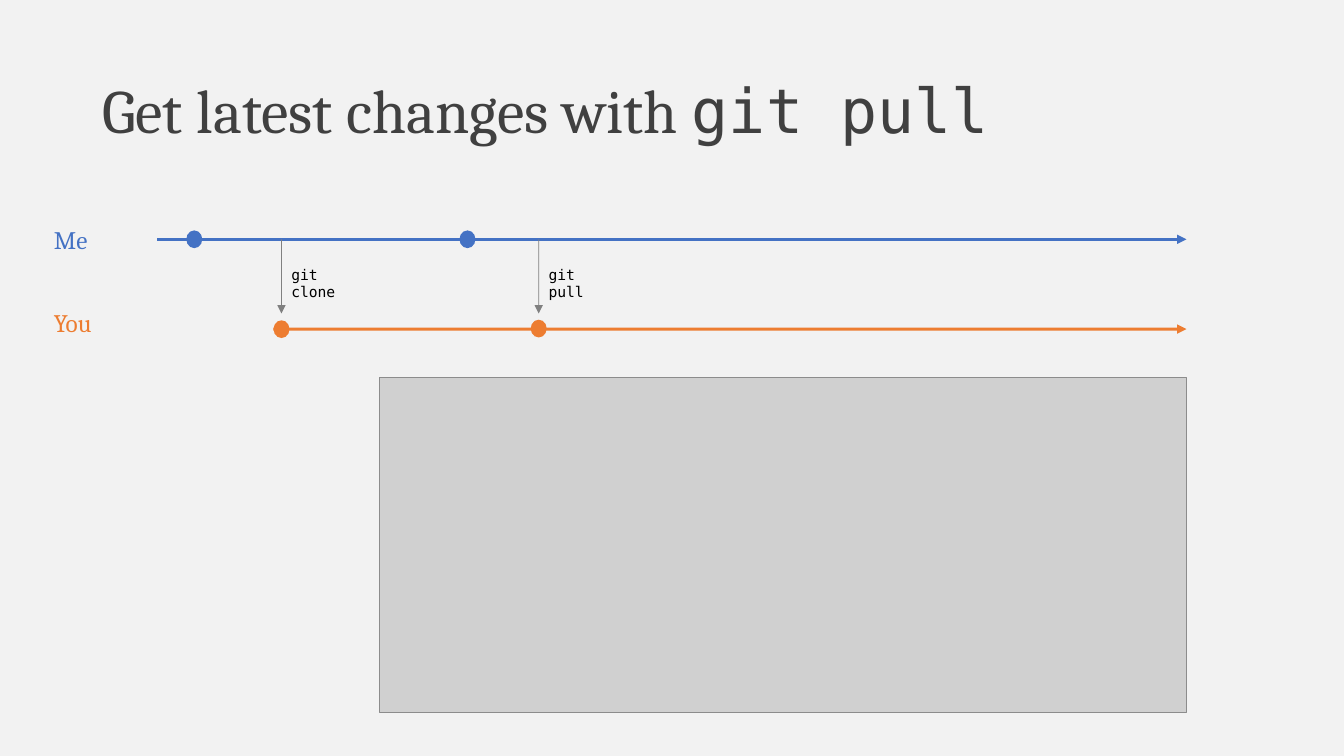
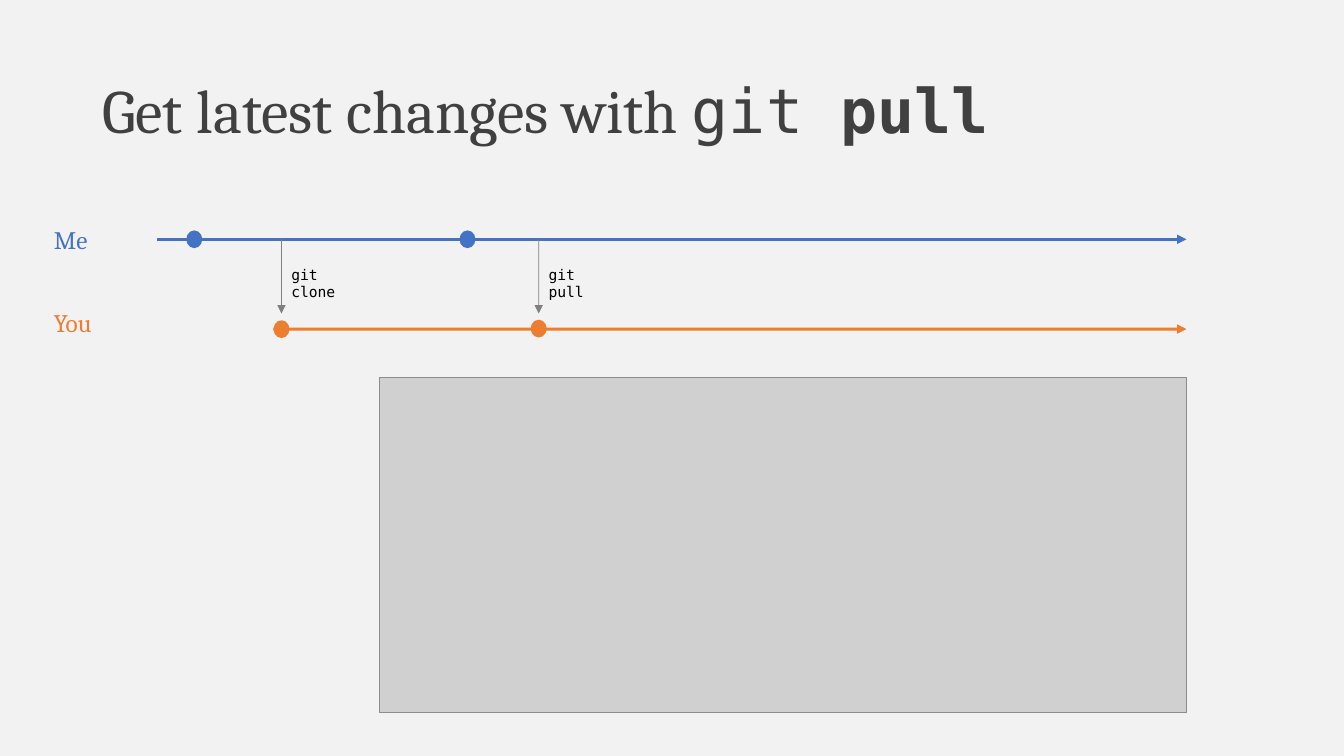
Before and after one commit to falconair/ProgrammingForAnalytics, a slide deck: slide 12 of lectures/050_git_version_control/Why do you need version control.pptx. Drawn at 1344x756 pixels with LibreOffice and Linux fonts; fonts in the diff are those of the drawing; grey boxes stand for pictures. Boxes give left, top, right and bottom in pixels: in the first picture for what was removed or moved away, otherwise in the second. Text is boxed around its words. In the diff, an @@ line names an element or a change of style, - is before the commit and + after.

```diff
--- a/lectures/050_git_version_control/Why do you need version control.pptx
+++ b/lectures/050_git_version_control/Why do you need version control.pptx
@@ title "Get latest changes with git ..." at <box>102,86,988,147</box>: bold on in "pull" @@
```
Also in this commit, not shown: 9 other slides changed, 5 slides added, 1 other file.
